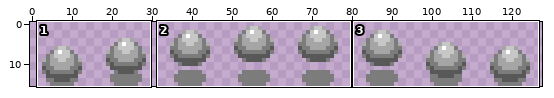
Two states of a sprite sheet, Assets/Sprites/Slime.png. The picture above shows the old version from afar; the outline marks the close-up.
Close-up. Before:
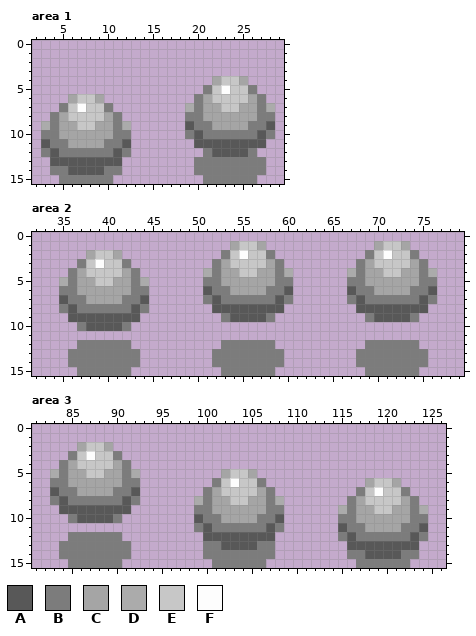
The file is 128x16 pixels. Colours within 5 levels of each other are drawn and written as one. Shown: area 1: x 2..29, y 0..15; area 2: x 32..79, y 0..15; area 3: x 81..126, y 0..15.
Palette (. is transparent): A #585858  B #7c7c7c  C #a5a5a5  D #ababab  E #c7c7c7  F #fdfdfd
Pixels before, area 1, first column x 3:
 4 ...................CEEC...
 5 ..................BEFEEB..
 6 ...CEEC..........BCEEEECB.
 7 ..BEFEEB........DBCCEECCBD
 8 .BCEEEECB.......BBCCCCCCBB
 9 DBCCEECCBD......ABBCCCCBBA
10 BBCCCCCCBB......BABBBBBBAB
11 ABBCCCCBBA.......AAAAAAAA.
12 BABBBBBBAB........BAAAAB..
13 .AAAAAAAA........BBBBBBBB.
14 .BBAAAABB........BBBBBBBB.
15 ..BBBBBB..........BBBBBB..
Pixels before, area 2, first column x 35:
 1 ...................CEEC............CEEC...
 2 ...CEEC...........BEFEEB..........BEFEEB..
 3 ..BEFEEB.........BCEEEECB........BCEEEECB.
 4 .BCEEEECB.......DBCCEECCBD......DBCCEECCBD
 5 DBCCEECCBD......BBCCCCCCBB......BBCCCCCCBB
 6 BBCCCCCCBB......ABBCCCCBBA......ABBCCCCBBA
 7 ABBCCCCBBA......BABBBBBBAB......BABBBBBBAB
 8 BABBBBBBAB.......AAAAAAAA........AAAAAAAA.
 9 .AAAAAAAA.........BAAAAB..........BAAAAB..
10 ..BAAAAB..................................
11 ..........................................
12 ..BBBBBB..........BBBBBB..........BBBBBB..
13 .BBBBBBBB........BBBBBBBB........BBBBBBBB.
14 .BBBBBBBB........BBBBBBBB........BBBBBBBB.
15 ..BBBBBB..........BBBBBB..........BBBBBB..
Pixels before, area 3, first column x 83:
 2 ...CEEC...................................
 3 ..BEFEEB..................................
 4 .BCEEEECB.................................
 5 DBCCEECCBD.........CEEC...................
 6 BBCCCCCCBB........BEFEEB...........CEEC...
 7 ABBCCCCBBA.......BCEEEECB.........BEFEEB..
 8 BABBBBBBAB......DBCCEECCBD.......BCEEEECB.
 9 .AAAAAAAA.......BBCCCCCCBB......DBCCEECCBD
10 ..BAAAAB........ABBCCCCBBA......BBCCCCCCBB
11 ................BABBBBBBAB......ABBCCCCBBA
12 ..BBBBBB.........AAAAAAAA.......BABBBBBBAB
13 .BBBBBBBB........BBAAAABB........AAAAAAAA.
14 .BBBBBBBB........BBBBBBBB........BBAAAABB.
15 ..BBBBBB..........BBBBBB..........BBBBBB..
The same view after the edit:
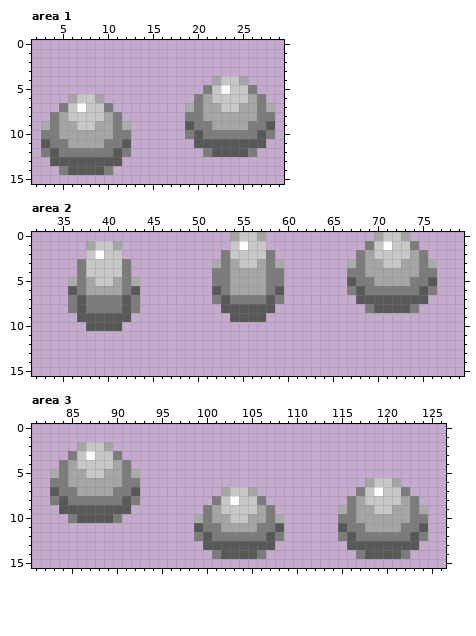
Difference:
Changed rows in their new state; - is an unchanged pixel.
Area 1:
first column x 4:
13 ----------------........
14 .------.--------........
15 -......----------......-
Area 2:
first column x 35:
 0 -------------------CEEC------------CEEC---
 1 ---CEEC------------EF-E-----------BEF-EB--
 2 ---EF-E-------------E------------BC-E--CB-
 3 ----E------------DBC--CBD-------D--C--C--D
 4 -.B----B.-------.-B-CC-B-.------B---CC---B
 5 .DB----BD.------.-B----B-.------A-B----B-A
 6 .AB----BA.------.A------A.------BA-BBBB-AB
 7 .-ABBBBA-.------.BA----AB.------.-AAAAAA-.
 8 .BA----AB.-------.------.--------.B----B.-
 9 -.------.---------.----.----------......--
10 --.----.----------------------------------
12 --......----------......----------......--
13 -........--------........--------........-
14 -........--------........--------........-
15 --......----------......----------......--
Area 3:
first column x 84:
 5 ------------------....------------------
 6 -----------------......-----------------
 7 ----------------..C--C..----------------
 8 ---------------..BEF-EB..---------------
 9 ---------------.--EEEE--.---------------
10 ---------------D-C-EE-C-D---------------
11 ---------------AB-CCCC-BA---------------
12 -......--------B-BBBBBB-B---------------
13 ........--------AA----AA----------------
14 ........--------.-AAAA-.--------.------.
15 -......----------......----------......-
Boxes around the changes in both close-ups, in picture pixels (x1, y1, x2, y2):
erased: (194, 157, 266, 184)
erased: (50, 166, 122, 184)
changed: (203, 232, 293, 376)
changed: (347, 232, 437, 376)
changed: (59, 241, 149, 376)
changed: (194, 469, 284, 568)
erased: (59, 532, 131, 568)
erased: (347, 550, 419, 568)
